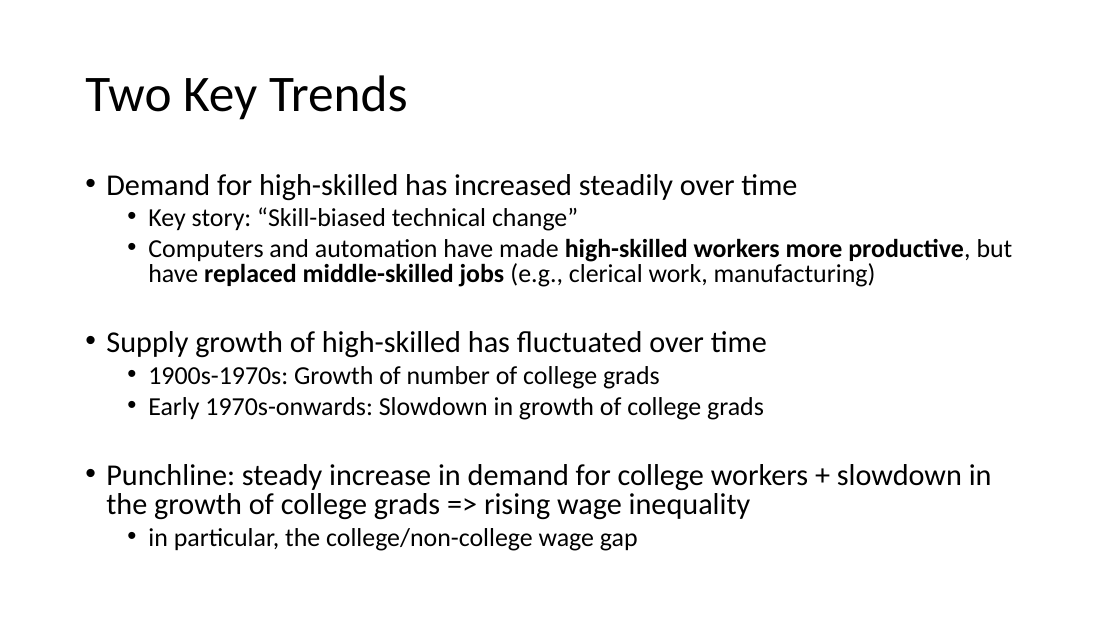
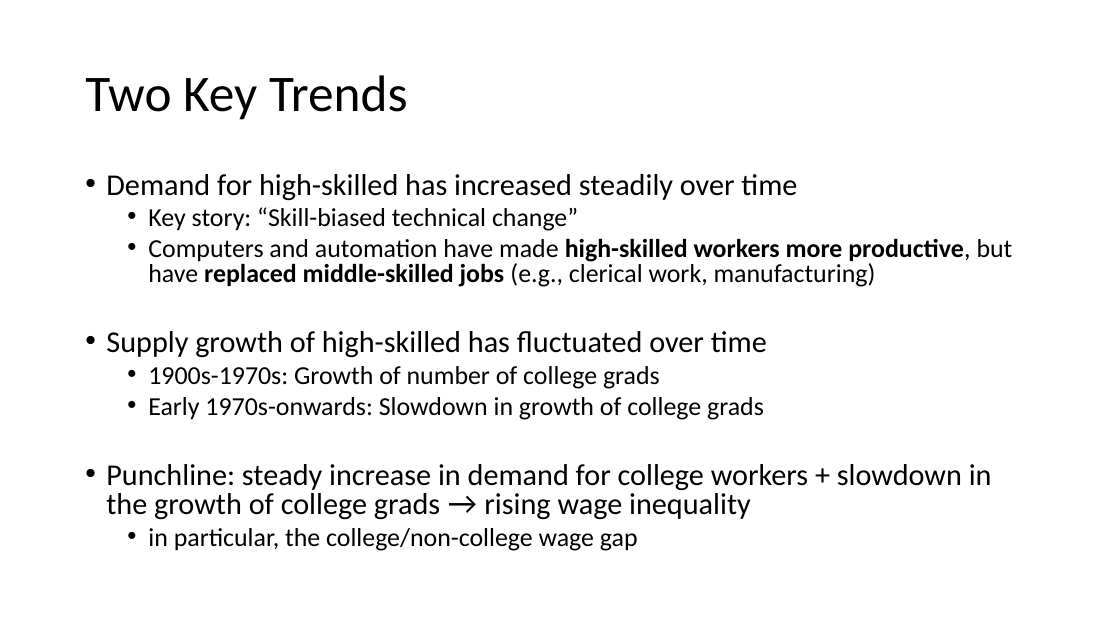
Before and after one commit to kpukelis/kpukelis-website, a slide deck: slide 27 of files/2022_API_102a_Section_03_answers_excerpt.pptx. Drawn at 1120x630 pixels with LibreOffice and Linux fonts; fonts in the diff are those of the drawing. Boxes give left, top, right and bottom in pixels: in the first picture for what was removed or moved away, otherwise in the second. Text is boxed around its words. In the diff, an @@ line names an element or a change of style, - is before the commit and + after.

```diff
--- a/files/2022_API_102a_Section_03_answers_excerpt.pptx
+++ b/files/2022_API_102a_Section_03_answers_excerpt.pptx
@@ text at <box>106,464,992,520</box>: text changed @@
-• Punchline: steady increase in demand for college workers + slowdown in the growth of college grads => rising wage inequality
+• Punchline: steady increase in demand for college workers + slowdown in the growth of college grads → rising wage inequality
```
Also in this commit, not shown: 11 other slides changed, 3 other files.
